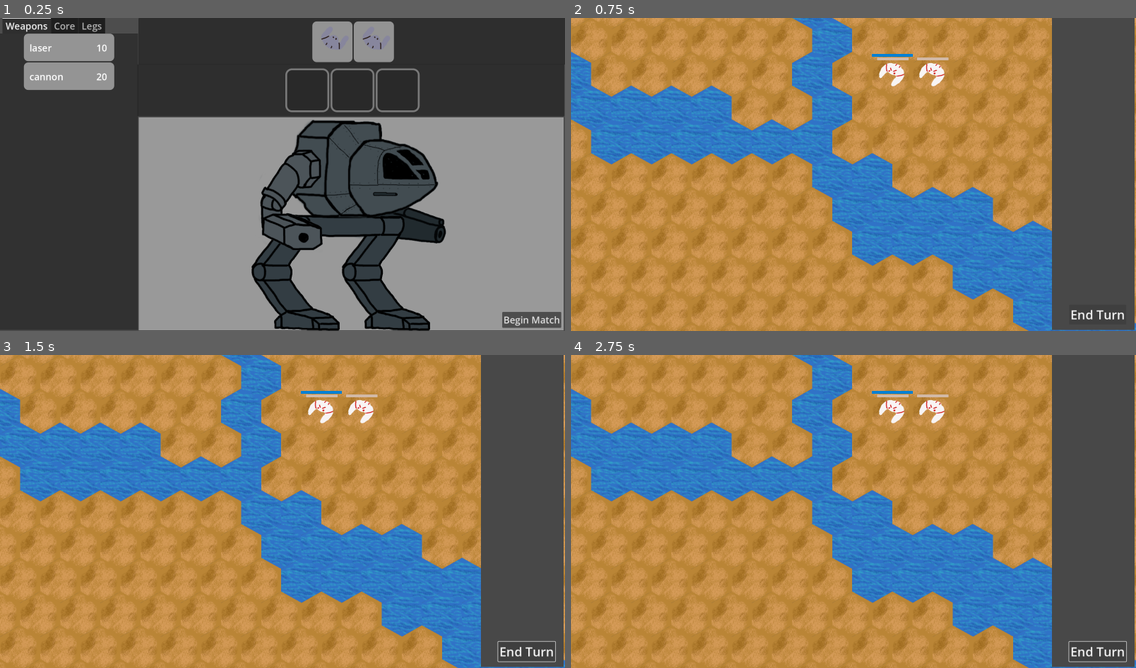
Above: before the commit, frames 1-4 (two rows, left to right).
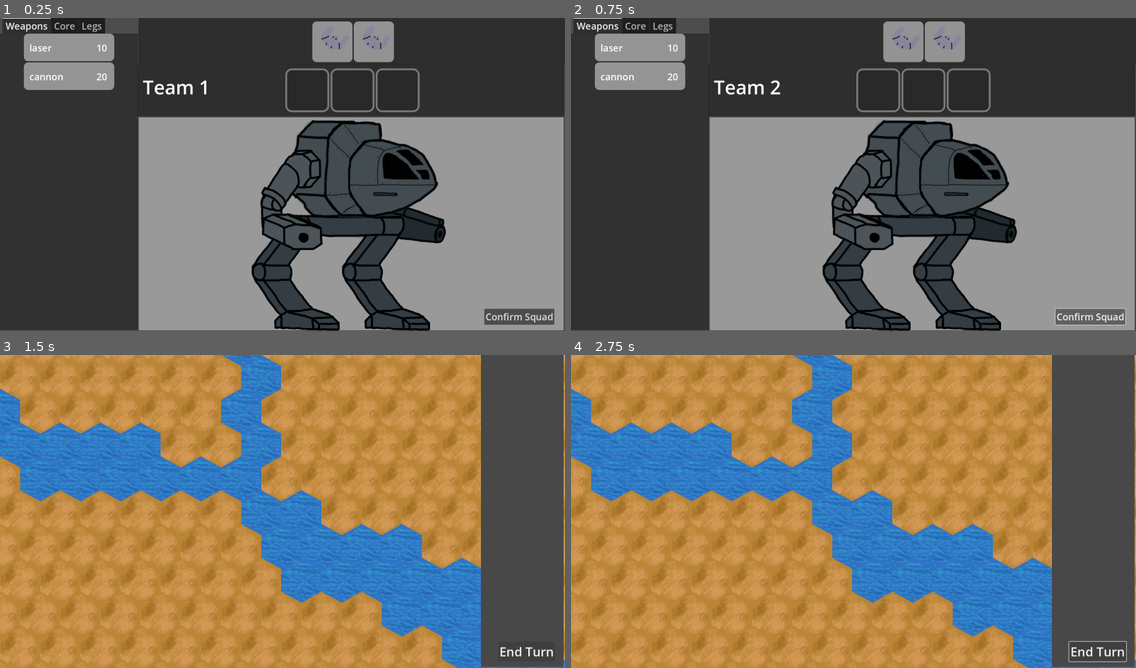
Above: after the commit, the same moments.

Repository: Salanmander/MechIntro
Game: Godot game, scene res://Hangar/hangar.tscn
Two runs of this game, one before a commit and one after it. Both use one fixed random seed, a clock stepped at 60 frames per second and the inputs below.
Inputs (mouse positions are in pixels of both pictures, inside the frame that each line leads up to):
- Up to frame 1 (0.25 s): no input
- Up to frame 2 (0.75 s): click "Begin Match" (after the commit: "Confirm Squad") at 0.5 s
- Up to frame 3 (1.5 s): click (525, 652) at 1.25 s, where only the run before the commit has a clickable "End Turn"
- Up to frame 4 (2.75 s): click "End Turn" at 2 s

The runs differ from the first frame. In frame 1, 0.8% of the frame differs, in the area x 25-100%, y 19-100%; in frame 2, 100%, in the area x 0-100%, y 0-100%; in frame 3, 0.6%; in frame 4, 0.5%.

Commit message:
Two players hotseat
Lets you create two squads, then turns alternate between them.

Diff:
--- a/Battlefield/battlefield.gd
+++ b/Battlefield/battlefield.gd
@@ -3,8 +3,11 @@
 
 
 var selected_mech: Mech = null
-var friendly_mechs: Array[Mech] = []
-var enemy_mechs: Array[Mech] = []
+
+var active_team: int = 1
+
+var team1_mechs: Array[Mech] = []
+var team2_mechs: Array[Mech] = []
 
 @onready var pack_mech: PackedScene = load("res://Battlefield/Mech/mech.tscn")
 @onready var pack_reticle: PackedScene = load("res://Battlefield/UI/reticle.tscn")
@@ -17,32 +20,22 @@
 	var enemy_sprite: String = "res://Battlefield/Mech/enemy.png"
 
 
-
-	new_mech = pack_mech.instantiate()
-	var grid_loc = Vector2i(8, -7)
-	new_mech.set_parameters($Terrain.map_to_local(grid_loc), enemy_sprite)
-	new_mech.clicked.connect(_on_mech_clicked)
-	new_mech.add_module(Module.create_shield(130, 10))
-	add_child(new_mech)
-	enemy_mechs.append(new_mech)
-
-
-	new_mech = pack_mech.instantiate()
-	grid_loc = Vector2i(9, -8)
-	new_mech.set_parameters($Terrain.map_to_local(grid_loc), enemy_sprite)
-	new_mech.clicked.connect(_on_mech_clicked)
-	add_child(new_mech)
-	enemy_mechs.append(new_mech)
-
 	pass # Replace with function body.
 
-
-func add_squad(squad: Array[Mech]) -> void:
-	var grid_locs: Array[Vector2i] = [
-		Vector2i(4, 2),
-		Vector2i(6, 2),
-		Vector2i(5, 0),
-		]
+func add_team(team_num: int, squad: Array[Mech]) -> void:
+	var grid_locs: Array[Vector2i]
+	if( team_num == 1 ):
+		grid_locs = [
+			Vector2i(4, 2),
+			Vector2i(6, 2),
+			Vector2i(5, 0),
+			]
+	else:
+		grid_locs = [
+			Vector2i(8, -6),
+			Vector2i(10, -6),
+			Vector2i(10, -8),
+			]
 
 	for i in range (squad.size()):
 		var grid_loc: Vector2i = grid_locs[i]
@@ -50,10 +43,23 @@
 		new_mech.position = $Terrain.map_to_local(grid_loc)
 		new_mech.clicked.connect(_on_mech_clicked)
 		add_child(new_mech)
-		friendly_mechs.append(new_mech)
+		if( team_num == 1):
+			team1_mechs.append(new_mech)
+		else:
+			team2_mechs.append(new_mech)
+
+
 
 
 func _on_mech_clicked(selected: Mech) -> void:
+	var friendly_mechs: Array[Mech]
+	var enemy_mechs: Array[Mech]
+	if( active_team == 1 ):
+		friendly_mechs = team1_mechs
+		enemy_mechs = team2_mechs
+	else:
+		friendly_mechs = team2_mechs
+		enemy_mechs = team1_mechs
 	if( selected in friendly_mechs ):
 		select_mech(selected)
 	elif( selected in enemy_mechs ):
@@ -126,6 +132,8 @@
 
 func _on_end_turn_pressed() -> void:
 	var children: Array[Node] = get_children()
+	untarget_all()
+	active_team = active_team % 2 + 1
 	for child: Node in children:
 		if child is Mech:
 			child.new_turn()
--- a/Hangar/hangar.gd
+++ b/Hangar/hangar.gd
@@ -1,5 +1,9 @@
 extends Control
 
+var team1: Array[Mech] = []
+var team2: Array[Mech] = []
+
+var active_team: int = 1
 
 func _ready() -> void:
 	$Squad.slot_selected.connect(_on_squad_slot_selected)
@@ -74,7 +78,15 @@
 
 
 func _on_start_button_down() -> void:
-	SceneManager.start_battlefield()
+	if( active_team == 1 ):
+		active_team = 2
+		team1 = get_squad()
+		$Squad/TeamLabel.text = "Team 2"
+		$Squad.setup_slots()
+		$Design/MechTexture.clear_mech()
+	else:
+		team2 = get_squad()
+		SceneManager.start_battlefield()
 
 
 func _on_squad_squad_over_weight(is_over_weight: bool) -> void:
--- a/Hangar/hangar.tscn
+++ b/Hangar/hangar.tscn
@@ -84,6 +84,15 @@
 offset_bottom = 151.0
 alignment = 1
 
+[node name="TeamLabel" type="Label" parent="Squad"]
+layout_mode = 0
+offset_left = 17.0
+offset_top = 30.0
+offset_right = 195.0
+offset_bottom = 120.0
+theme_override_font_sizes/font_size = 61
+text = "Team 1"
+
 [node name="Design" type="Panel" parent="."]
 layout_mode = 1
 anchors_preset = -1
@@ -120,11 +129,11 @@
 
 [node name="Start" type="Button" parent="."]
 layout_mode = 0
-offset_left = 1600.0
-offset_top = 939.0
-offset_right = 1788.0
-offset_bottom = 990.0
-text = "Begin Match"
+offset_left = 1543.0
+offset_top = 929.0
+offset_right = 1766.0
+offset_bottom = 980.0
+text = "Confirm Squad"
 
 [connection signal="tab_changed" from="ModuleSelect" to="." method="_on_module_select_tab_changed"]
 [connection signal="squad_over_weight" from="Squad" to="." method="_on_squad_squad_over_weight"]
--- a/Hangar/squad.gd
+++ b/Hangar/squad.gd
@@ -5,6 +5,14 @@
 
 # Called when the node enters the scene tree for the first time.
 func _ready() -> void:
+	setup_slots()
+
+
+func setup_slots() -> void:
+	for child: Node in $MechContainer.get_children():
+		if child is MechSlot:
+			child.queue_free()
+			$MechContainer.remove_child(child)
 	for i in range(3):
 		var new_slot: MechSlot = MechSlot.new()
 		new_slot.mech_made_over_weight.connect(_on_mech_overweight_change)
--- a/Singletons/scene_manager.gd
+++ b/Singletons/scene_manager.gd
@@ -5,11 +5,13 @@
 # Only to be called form the hangar
 func start_battlefield() -> void:
 	var hangar: Node = get_tree().current_scene
-	var squad: Array[Mech] = hangar.get_squad()
+	var team1: Array[Mech] = hangar.team1
+	var team2: Array[Mech] = hangar.team2
 	get_tree().root.remove_child(hangar)
 	hangar.queue_free()
 
 	var battlefield = load("res://Battlefield/battlefield.tscn").instantiate()
 	get_tree().root.add_child(battlefield)
-	battlefield.add_squad(squad)
+	battlefield.add_team(1, team1)
+	battlefield.add_team(2, team2)
 	get_tree().current_scene = battlefield
